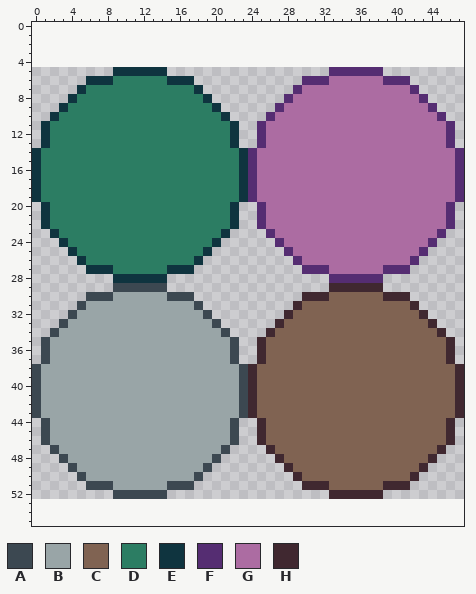
Two versions of one pixel-art file, Art/HexTiles.aseprite. Above is the file before it was changed.
48x48 pixels, 1 frame. The old version is drawn lined up with the new one, on the new canvas.
Visible layers, top first: "Layer 1 #4", "Layer 1 #3", "Layer 1 #2", "Layer 1".
Palette (. is transparent): A #3c4851  B #99a5a7  C #806352  D #2c7d63  E #0f343f  F #552d72  G #ac6ca2  H #402830
Pixels before (only the part around the change), first column x 0:
 0 ................................................
 1 ................................................
 2 ................................................
 3 ................................................
 4 ................................................
 5 .........EEEEEE..................FFFFFF.........
 6 ......EEEDDDDDDEEE............FFFGGGGGGFFF......
 7 .....EDDDDDDDDDDDDE..........FGGGGGGGGGGGGF.....
 8 ....EDDDDDDDDDDDDDDE........FGGGGGGGGGGGGGGF....
 9 ...EDDDDDDDDDDDDDDDDE......FGGGGGGGGGGGGGGGGF...
10 ..EDDDDDDDDDDDDDDDDDDE....FGGGGGGGGGGGGGGGGGGF..
11 .EDDDDDDDDDDDDDDDDDDDDE..FGGGGGGGGGGGGGGGGGGGGF.
12 .EDDDDDDDDDDDDDDDDDDDDE..FGGGGGGGGGGGGGGGGGGGGF.
13 .EDDDDDDDDDDDDDDDDDDDDE..FGGGGGGGGGGGGGGGGGGGGF.
14 EDDDDDDDDDDDDDDDDDDDDDDEFGGGGGGGGGGGGGGGGGGGGGGF
15 EDDDDDDDDDDDDDDDDDDDDDDEFGGGGGGGGGGGGGGGGGGGGGGF
16 EDDDDDDDDDDDDDDDDDDDDDDEFGGGGGGGGGGGGGGGGGGGGGGF
17 EDDDDDDDDDDDDDDDDDDDDDDEFGGGGGGGGGGGGGGGGGGGGGGF
18 EDDDDDDDDDDDDDDDDDDDDDDEFGGGGGGGGGGGGGGGGGGGGGGF
19 EDDDDDDDDDDDDDDDDDDDDDDEFGGGGGGGGGGGGGGGGGGGGGGF
20 .EDDDDDDDDDDDDDDDDDDDDE..FGGGGGGGGGGGGGGGGGGGGF.
21 .EDDDDDDDDDDDDDDDDDDDDE..FGGGGGGGGGGGGGGGGGGGGF.
22 .EDDDDDDDDDDDDDDDDDDDDE..FGGGGGGGGGGGGGGGGGGGGF.
23 ..EDDDDDDDDDDDDDDDDDDE....FGGGGGGGGGGGGGGGGGGF..
24 ...EDDDDDDDDDDDDDDDDE......FGGGGGGGGGGGGGGGGF...
25 ....EDDDDDDDDDDDDDDE........FGGGGGGGGGGGGGGF....
26 .....EDDDDDDDDDDDDE..........FGGGGGGGGGGGGF.....
27 ......EEEDDDDDDEEE............FFFGGGGGGFFF......
28 .........EEEEEE..................FFFFFF.........
29 .........AAAAAA..................HHHHHH.........
30 ......AAABBBBBBAAA............HHHCCCCCCHHH......
31 .....ABBBBBBBBBBBBA..........HCCCCCCCCCCCCH.....
32 ....ABBBBBBBBBBBBBBA........HCCCCCCCCCCCCCCH....
33 ...ABBBBBBBBBBBBBBBBA......HCCCCCCCCCCCCCCCCH...
34 ..ABBBBBBBBBBBBBBBBBBA....HCCCCCCCCCCCCCCCCCCH..
35 .ABBBBBBBBBBBBBBBBBBBBA..HCCCCCCCCCCCCCCCCCCCCH.
36 .ABBBBBBBBBBBBBBBBBBBBA..HCCCCCCCCCCCCCCCCCCCCH.
37 .ABBBBBBBBBBBBBBBBBBBBA..HCCCCCCCCCCCCCCCCCCCCH.
38 ABBBBBBBBBBBBBBBBBBBBBBAHCCCCCCCCCCCCCCCCCCCCCCH
39 ABBBBBBBBBBBBBBBBBBBBBBAHCCCCCCCCCCCCCCCCCCCCCCH
40 ABBBBBBBBBBBBBBBBBBBBBBAHCCCCCCCCCCCCCCCCCCCCCCH
41 ABBBBBBBBBBBBBBBBBBBBBBAHCCCCCCCCCCCCCCCCCCCCCCH
42 ABBBBBBBBBBBBBBBBBBBBBBAHCCCCCCCCCCCCCCCCCCCCCCH
43 ABBBBBBBBBBBBBBBBBBBBBBAHCCCCCCCCCCCCCCCCCCCCCCH
44 .ABBBBBBBBBBBBBBBBBBBBA..HCCCCCCCCCCCCCCCCCCCCH.
45 .ABBBBBBBBBBBBBBBBBBBBA..HCCCCCCCCCCCCCCCCCCCCH.
46 .ABBBBBBBBBBBBBBBBBBBBA..HCCCCCCCCCCCCCCCCCCCCH.
47 ..ABBBBBBBBBBBBBBBBBBA....HCCCCCCCCCCCCCCCCCCH..
48 ...ABBBBBBBBBBBBBBBBA......HCCCCCCCCCCCCCCCCH...
49 ....ABBBBBBBBBBBBBBA........HCCCCCCCCCCCCCCH....
50 .....ABBBBBBBBBBBBA..........HCCCCCCCCCCCCH.....
51 ......AAABBBBBBAAA............HHHCCCCCCHHH......
52 .........AAAAAA..................HHHHHH.........
53 ................................................
54 ................................................
55 ................................................
And afterwards:
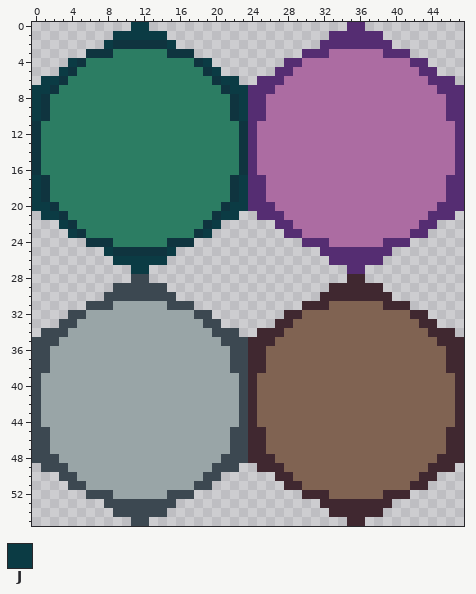
Colours new in this view: J #0b3b44
Change:
canvas 48x48 -> 48x56, the old top-left corner now at 0,5
y 0: x 11..12 .. -> JJ; x 35..36 .. -> FF
y 1: x 9..14 ...... -> JJJJJJ; x 33..38 ...... -> FFFFFF
y 2: x 8..15 ........ -> JEEEEEEJ; x 32..39 ........ -> FFFFFFFF
y 3: x 6..17 ............ -> EEEDDDDDDEEE; x 30..41 ............ -> FFFGGGGGGFFF
y 4: x 4..19 ................ -> JEDDDDDDDDDDDDEJ; x 28..43 ................ -> FFGGGGGGGGGGGGFF
y 5: x 3..20 ......EEEEEE...... -> JEDDDDDDDDDDDDDDEJ; x 27..44 ......FFFFFF...... -> FFGGGGGGGGGGGGGGFF
y 6: x 1..8 .....EEE -> JJEDDDDD; x 15..22 EEE..... -> DDDDDEJJ; x 25..32 .....FFF -> FFFGGGGG; x 39..46 FFF..... -> GGGGGFFF
y 7: x 0..5 .....E -> JJEDDD; x 18..29 E..........F -> DDDEJJFFFGGG; x 42..47 F..... -> GGGFFF
y 8: x 0..4 ....E -> JEDDD; x 19..28 E........F -> DDDEJFFGGG; x 43..47 F.... -> GGGFF
y 9: x 0..3 ...E -> JEDD; x 20..27 E......F -> DDEJFFGG; x 44..47 F... -> GGFF
y 10: x 0..2 ..E -> JED; x 21..26 E....F -> DEJFFG; x 45..47 F.. -> GFF
y 11..13: x 0..1 .E -> ED; x 22..25 E..F -> DEFG; x 46..47 F. -> GF
y 17..19: x 0..1 ED -> JE; x 22..23 DE -> EJ; x 25 G -> F; x 46 G -> F
y 20: x 0..2 .ED -> JJE; x 21..24 DE.. -> EJJF; x 26 G -> F; x 45 G -> F; x 47 . -> F
y 21: x 1..3 EDD -> JJE; x 20..22 DDE -> EJJ; x 26..27 GG -> FF; x 44..45 GG -> FF
y 22: x 1..4 EDDD -> ..JE; x 19..22 DDDE -> EJ..; x 25..28 FGGG -> ..FF; x 43..46 GGGF -> FF..
y 23: x 2..5 EDDD -> ..JE; x 18..21 DDDE -> EJ..; x 26..29 FGGG -> ..FF; x 42..45 GGGF -> FF..
y 24: x 3..8 EDDDDD -> ...EEE; x 15..20 DDDDDE -> EEE...; x 27..32 FGGGGG -> ...FFF; x 39..44 GGGGGF -> FFF...
y 25: x 4..19 EDDDDDDDDDDDDDDE -> ....JEEEEEEJ....; x 28..43 FGGGGGGGGGGGGGGF -> ....FFFFFFFF....
y 26: x 5..18 EDDDDDDDDDDDDE -> ....JJJJJJ....; x 29..42 FGGGGGGGGGGGGF -> ....FFFFFF....
y 27: x 6..17 EEEDDDDDDEEE -> .....JJ.....; x 30..41 FFFGGGGGGFFF -> .....FF.....
y 28: x 9..14 EEEEEE -> ..AA..; x 33..38 FFFFFF -> ..HH..
y 30: x 6..7 AA -> ..; x 9..14 BBBBBB -> AAAAAA; x 16..17 AA -> ..; x 30..31 HH -> ..; x 33..38 CCCCCC -> HHHHHH; x 40..41 HH -> ..
y 31: x 5..8 ABBB -> .AAA; x 15..18 BBBA -> AAA.; x 29..32 HCCC -> .HHH; x 39..42 CCCH -> HHH.
y 32: x 5 B -> A; x 18 B -> A; x 29 C -> H; x 42 C -> H
y 33: x 4 B -> A; x 19 B -> A; x 28 C -> H; x 43 C -> H
y 34: x 1 . -> A; x 3 B -> A; x 20 B -> A; x 22 . -> A; x 25 . -> H; x 27 C -> H; x 44 C -> H; x 46 . -> H
y 35: x 0 . -> A; x 2 B -> A; x 21 B -> A; x 23..24 .. -> AH; x 26 C -> H; x 45 C -> H; x 47 . -> H
y 36..37: x 0 . -> A; x 23..24 .. -> AH; x 47 . -> H
y 38: x 1 B -> A; x 22 B -> A; x 25 C -> H; x 46 C -> H
y 44: x 0..1 .A -> AB; x 22..25 A..H -> BAHC; x 46..47 H. -> CH
y 45..46: x 0 . -> A; x 23..24 .. -> AH; x 47 . -> H
y 47: x 0..2 ..A -> AAB; x 21..26 A....H -> BAAHHC; x 45..47 H.. -> CHH
y 48: x 0..3 ...A -> AAAB; x 20..27 A......H -> BAAAHHHC; x 44..47 H... -> CHHH
y 49: x 1..4 ...A -> AAAB; x 19..22 A... -> BAAA; x 25..28 ...H -> HHHC; x 43..46 H... -> CHHH
y 50: x 3..5 ..A -> AAB; x 18..20 A.. -> BAA; x 27..29 ..H -> HHC; x 42..44 H.. -> CHH
y 51: x 4..8 ..AAA -> AABBB; x 15..19 AAA.. -> BBBAA; x 28..32 ..HHH -> HHCCC; x 39..43 HHH.. -> CCCHH
y 52: x 6..17 ...AAAAAA... -> AAABBBBBBAAA; x 30..41 ...HHHHHH... -> HHHCCCCCCHHH
y 53: x 8..15 ........ -> AAAAAAAA; x 32..39 ........ -> HHHHHHHH
y 54: x 9..14 ...... -> AAAAAA; x 33..38 ...... -> HHHHHH
y 55: x 11..12 .. -> AA; x 35..36 .. -> HH
